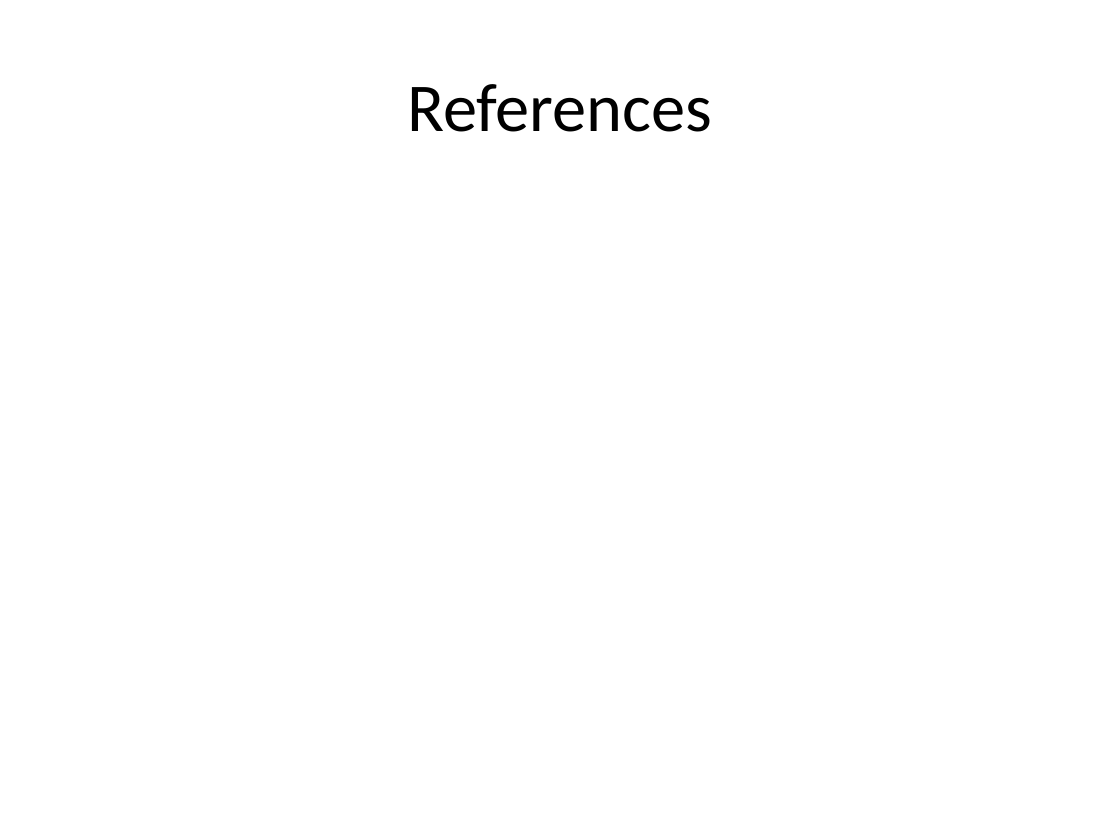
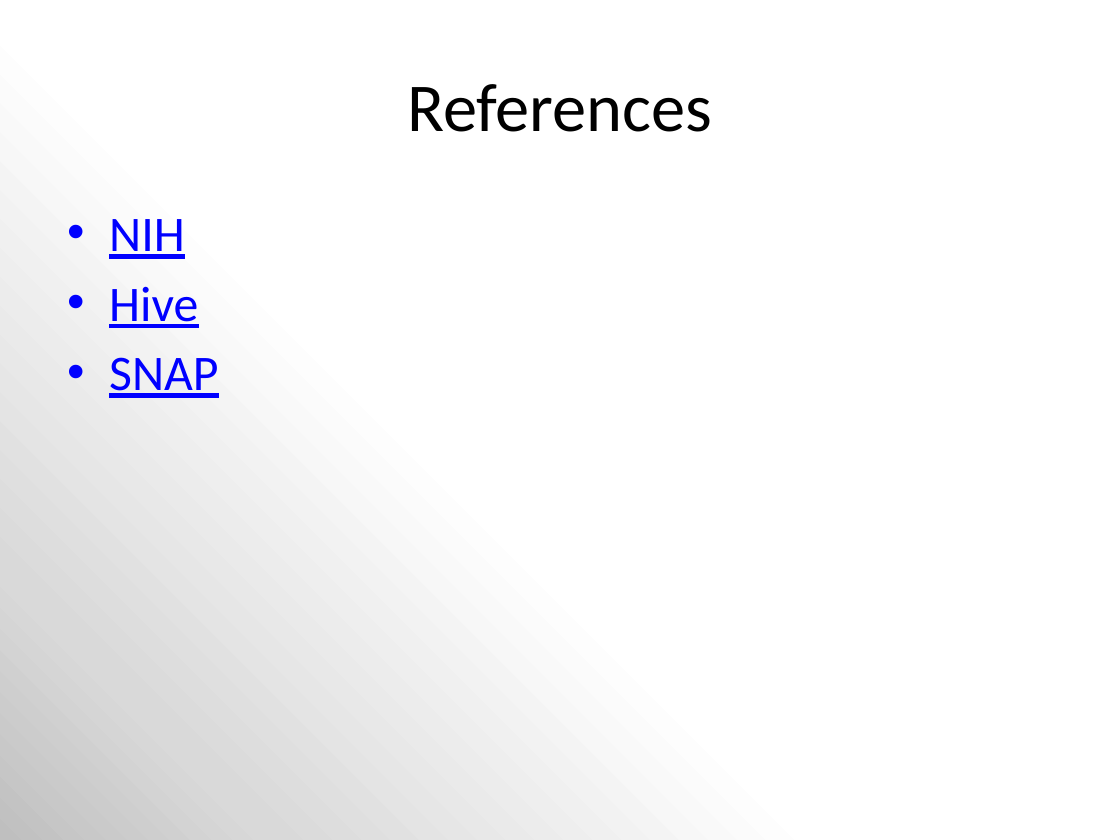
Before and after one commit to MizzouDataMiningCourse-Vaccines/VaccineEffectiveness, a slide deck: slide 14 of docs/Mining NIH Grant Data.pptx (slide 17 before the commit). Drawn at 1120x840 pixels with LibreOffice and Linux fonts; fonts in the diff are those of the drawing. Boxes give left, top, right and bottom in pixels: in the first picture for what was removed or moved away, otherwise in the second. Text is boxed around its words. In the diff, an @@ line names an element or a change of style, - is before the commit and + after.

```diff
--- a/docs/Mining NIH Grant Data.pptx
+++ b/docs/Mining NIH Grant Data.pptx
@@ background #FFFFFF to gradient #BFBFBF to #D9D9D9 to #FFFFFF @@
@@ text added at box(109, 219, 218, 398), 32 pt, text #0000FF, underline @@
+• NIH
+• Hive
+• SNAP
```
Also in this commit, not shown: 12 other slides changed, 1 slide added, 4 slides removed, 1 other file.
